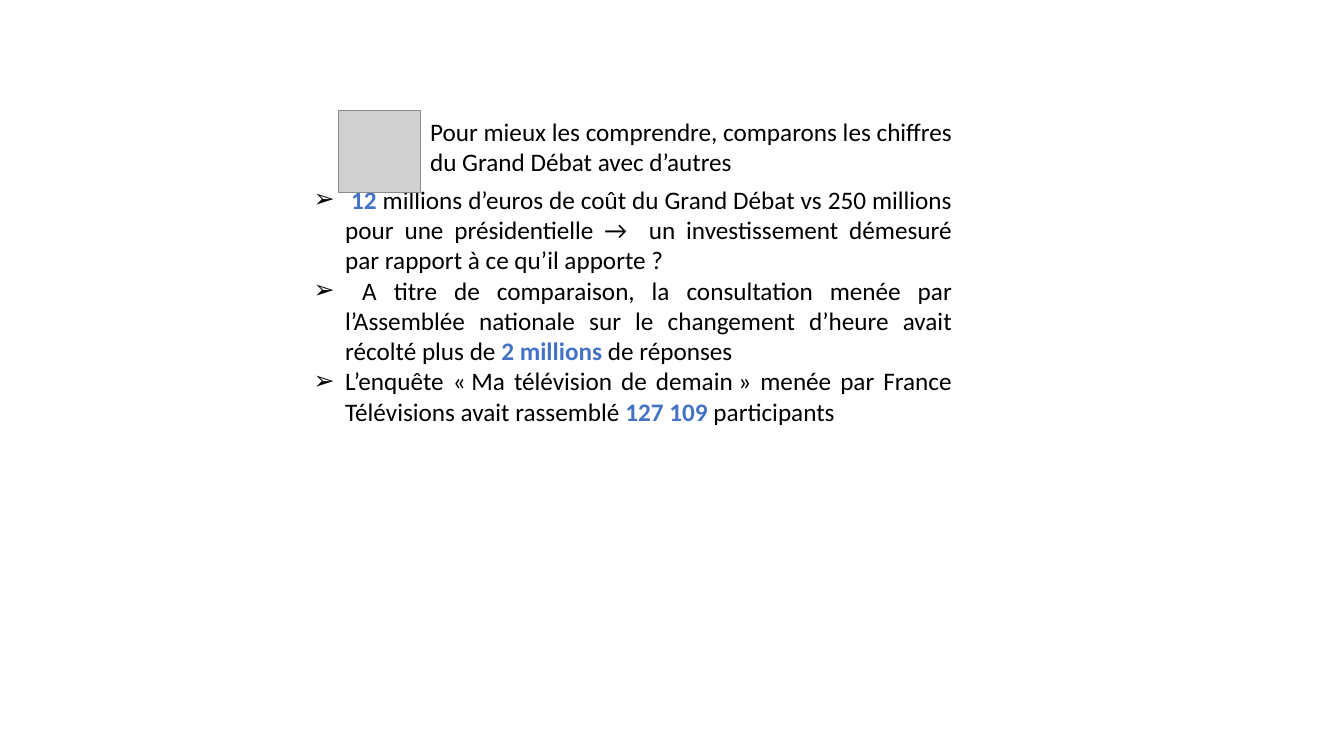
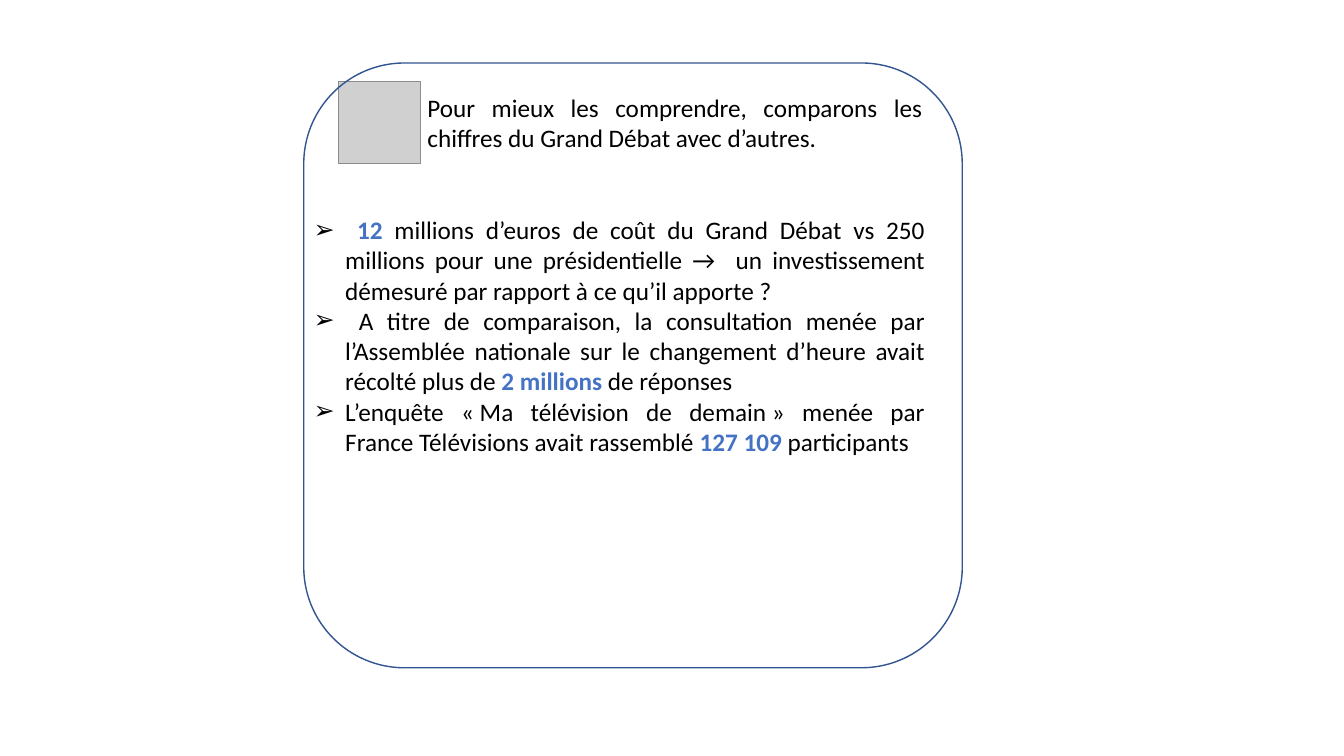
Before and after one commit to GrandDebatAnalyse/GrandDebatAnalyse.github.io, a slide deck: slide 3 of encadrés limites.pptx. Drawn at 1344x756 pixels with LibreOffice and Linux fonts; fonts in the diff are those of the drawing; grey boxes stand for pictures. Boxes give left, top, right and bottom in pixels: in the first picture for what was removed or moved away, otherwise in the second. Text is boxed around its words. In the diff, an @@ line names an element or a change of style, - is before the commit and + after.

```diff
--- a/encadrés limites.pptx
+++ b/encadrés limites.pptx
@@ rounded rectangle added at [303, 63, 962, 667], outline #325491 1 pt @@
@@ picture: place and size @@
-picture at [339, 111, 420, 193]
+picture at [339, 82, 420, 163]
@@ text at [427, 99, 922, 148]: text changed @@
-Pour mieux les comprendre, comparons les chiffres du Grand Débat avec d’autres
+Pour mieux les comprendre, comparons les chiffres du Grand Débat avec d’autres.
@@ text "12 millions d’euros de coût ..." rewrapped from [345, 188, 952, 425] to [345, 221, 925, 455] @@
```
Also in this commit, not shown: 2 other slides changed, 6 other files.
